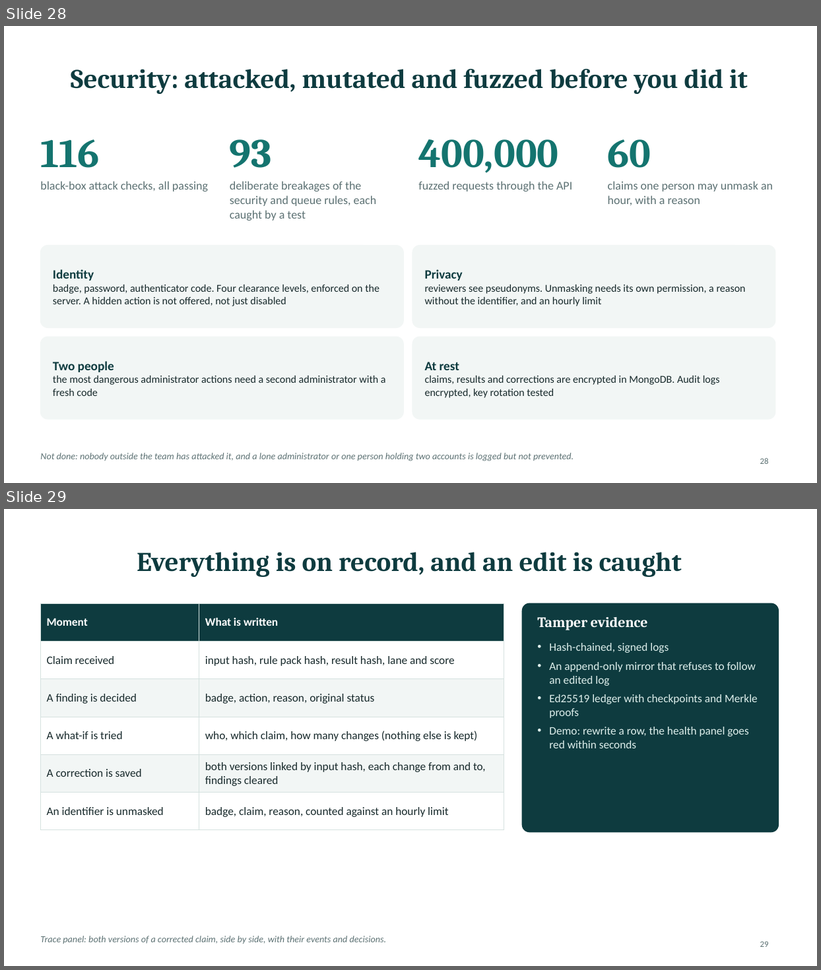
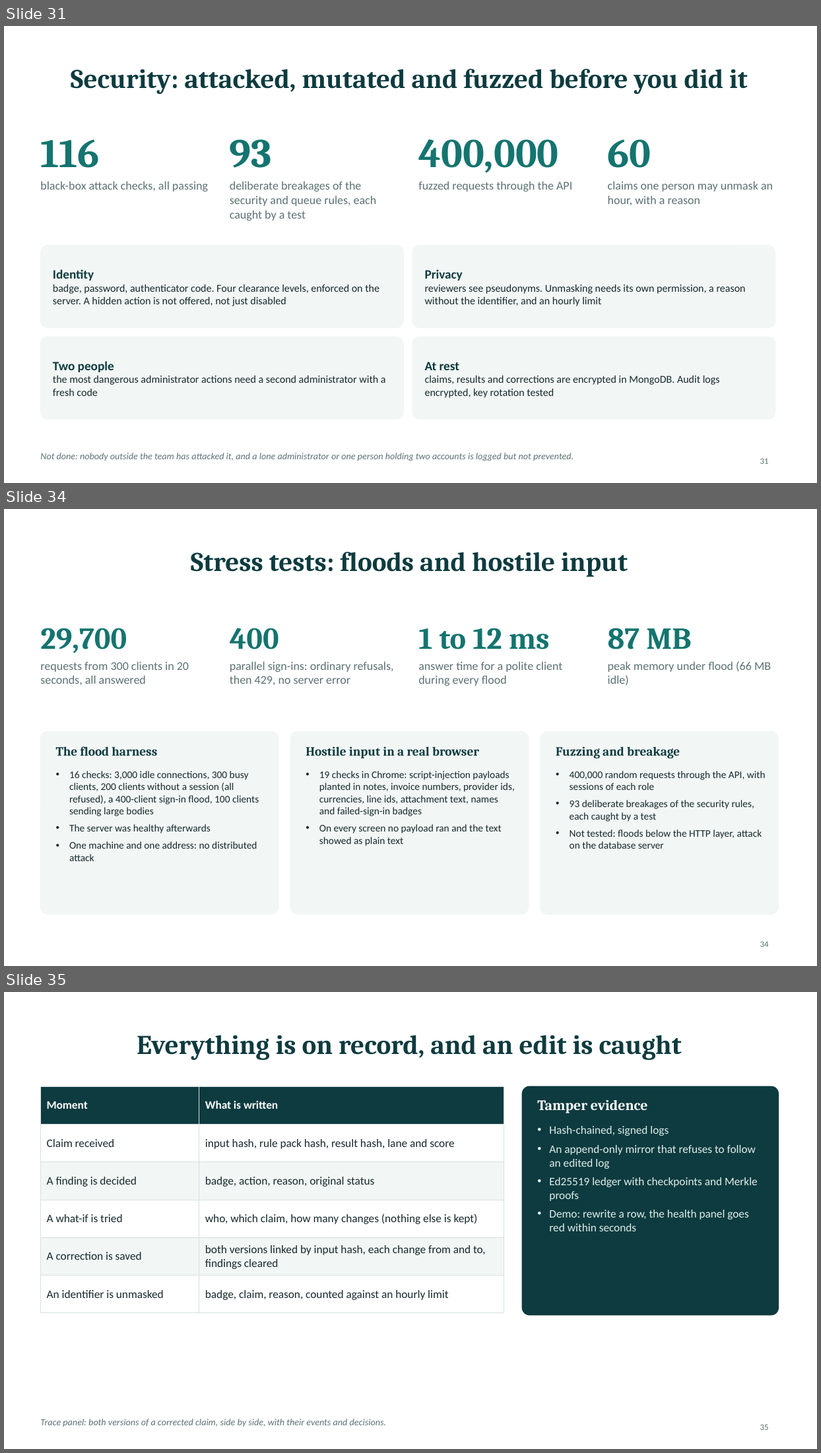
Before and after one commit to PublisherX02/Claim_Guard, a slide deck: docs/presentation/ClaimGuard_Mentor_Session.pptx. Shown one above the other, each under a label of ours: slides 28 and 29 before the commit, slides 31, 34 and 35 after it; the slides between them are not shown. The pictures are 821x970 and 821x1453 pixels, drawn with LibreOffice and Linux fonts; fonts in the diff are those of the drawing. Boxes give left, top, right and bottom in pixels: in the first picture for what was removed or moved away, otherwise in the second. Text is boxed around its words. In the diff, an @@ line names an element or a change of style, - is before the commit and + after.

```diff
--- a/docs/presentation/ClaimGuard_Mentor_Session.pptx
+++ b/docs/presentation/ClaimGuard_Mentor_Session.pptx
@@ slide 34 added at [4,509,817,966], background #FFFFFF @@
@@ title added at [191,552,628,577], 32 pt, text #0E3B3F, bold @@
+Stress tests: floods and hostile input
@@ text added at [40,628,127,654], 36 pt, text #14746F, bold @@
+29,700
@@ text added at [230,628,279,650], 36 pt, text #14746F, bold @@
+400
@@ text added at [418,628,550,650], 36 pt, text #14746F, bold @@
+1 to 12 ms
@@ text added at [608,628,691,650], 36 pt, text #14746F, bold @@
+87 MB
@@ text added at [40,661,189,685], 14 pt, text #5C7173 @@
+requests from 300 clients in 20 seconds, all answered
@@ text added at [230,661,394,685], 14 pt, text #5C7173 @@
+parallel sign-ins: ordinary refusals, then 429, no server error
@@ text added at [418,661,562,686], 14 pt, text #5C7173 @@
+answer time for a polite client during every flood
@@ text added at [608,661,771,685], 14 pt, text #5C7173 @@
+peak memory under flood (66 MB idle)
@@ rounded rectangle added at [40,731,279,915], fill #F2F6F5, outline #F2F6F5 1 pt @@
@@ rounded rectangle added at [290,731,529,915], fill #F2F6F5, outline #F2F6F5 1 pt @@
@@ rounded rectangle added at [541,731,779,915], fill #F2F6F5, outline #F2F6F5 1 pt @@
@@ text added at [56,747,157,756], 15 pt, text #0E3B3F, bold @@
+The flood harness
@@ text added at [306,747,479,758], 15 pt, text #0E3B3F, bold @@
+Hostile input in a real browser
@@ text added at [556,747,680,759], 15 pt, text #0E3B3F, bold @@
+Fuzzing and breakage
@@ text added at [69,771,259,861], 12 pt, text #17292B @@
+• 16 checks: 3,000 idle connections, 300 busy clients, 200 clients without a session (all refused), a 400-client sign-in flood, 100 clients sending large bodies
+• The server was healthy afterwards
+• One machine and one address: no distributed attack
@@ text added at [319,771,514,846], 12 pt, text #17292B @@
+• 19 checks in Chrome: script-injection payloads planted in notes, invoice numbers, provider ids, currencies, line ids, attachment text, names and failed-sign-in badges
+• On every screen no payload ran and the text showed as plain text
@@ text added at [570,771,766,849], 12 pt, text #17292B @@
+• 400,000 random requests through the API, with sessions of each role
+• 93 deliberate breakages of the security rules, each caught by a test
+• Not tested: floods below the HTTP layer, attack on the database server
@@ page number added at [760,941,769,947], 10 pt, text #5C7173 @@
+34
@@ what was slide 28 is now slide 31 @@
@@ page number at [760,458,769,464]: text changed @@
-28
+31
@@ what was slide 29 is now slide 35 @@
@@ page number at [760,1424,769,1430]: text changed @@
-29
+35
```
Also in this commit, not shown: 2 slides changed, 5 other slides added, 2 other files.
